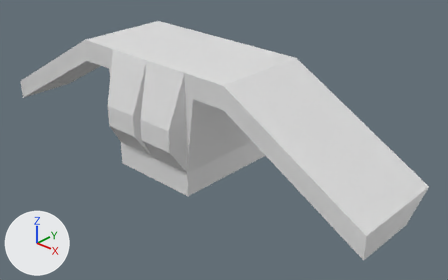
What one commit did to the Blender file raw_assets/ship1.blend.
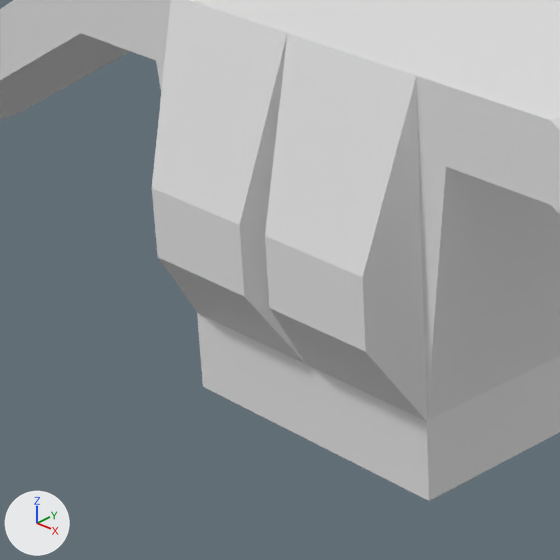
Old and new are each drawn whole from a camera (50 mm lens) standing at (8.53, -8.07, 4.67) and looking at (0.34, 0.72, -1.13) and again close up on the part from 14% to 50% of the width and 18% to 76% of the height. The axes (+X, +Y, +Z) are drawn at lower left. The lights are the same throughout.
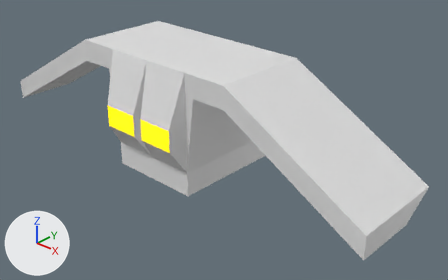
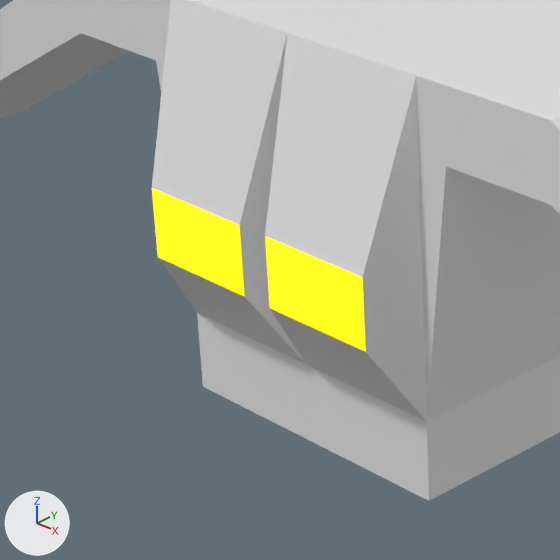
Pixel boxes [x1, y1, x2, y2] of what changed, in the close-ups (560 x 560 px):
part 1 of me_cube, recoloured (white to yellow): [152, 188, 366, 352] in both

Patch to the scene script:
```diff
--- a/raw_assets/ship1.blend.py
+++ b/raw_assets/ship1.blend.py
@@ mat_window @@
+mat_window = principled_material('Window')
+mat_window.base_color = (0.0, 0.863, 1.0)  # cyan #00efff
+mat_window.emission_color = (0.0, 0.863, 1.0)  # cyan #00efff
+mat_window.emission_strength = 1.0
@@ mat_engine @@
+mat_engine = principled_material('Engine')
+mat_engine.base_color = (1.0, 0.716, 0.0)  # yellow #ffdc00
+mat_engine.emission_color = (1.0, 0.716, 0.0)  # yellow #ffdc00
+mat_engine.emission_strength = 1.0
@@ me_cube @@
 me_cube.from_pydata(...)  # 28 vertices, 26 faces; spans x 0.0..4.83, y -3.28..1.33, z -1.51..1.0
 # used by ob_cube; location = (0.0, 0.0, 0.0); rotation_euler = (0.0, 0.0, -3.142), in degrees (0, 0, -180)
+# me_cube part 1: the 1 face centred in x 0.5, y 1.33, z -0.27 switches from mat_material (white #e7e7e7) to mat_engine (yellow #ffdc00)
 me_cube.materials.append(mat_material)
+me_cube.materials.append(mat_window)  # cyan #00efff
+me_cube.materials.append(mat_engine)  # yellow #ffdc00
```
